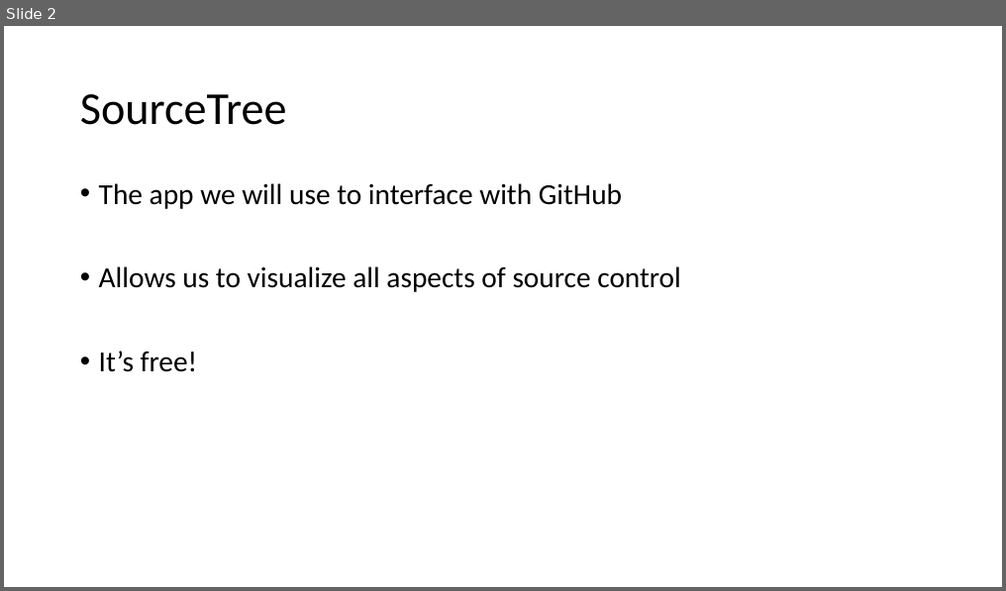
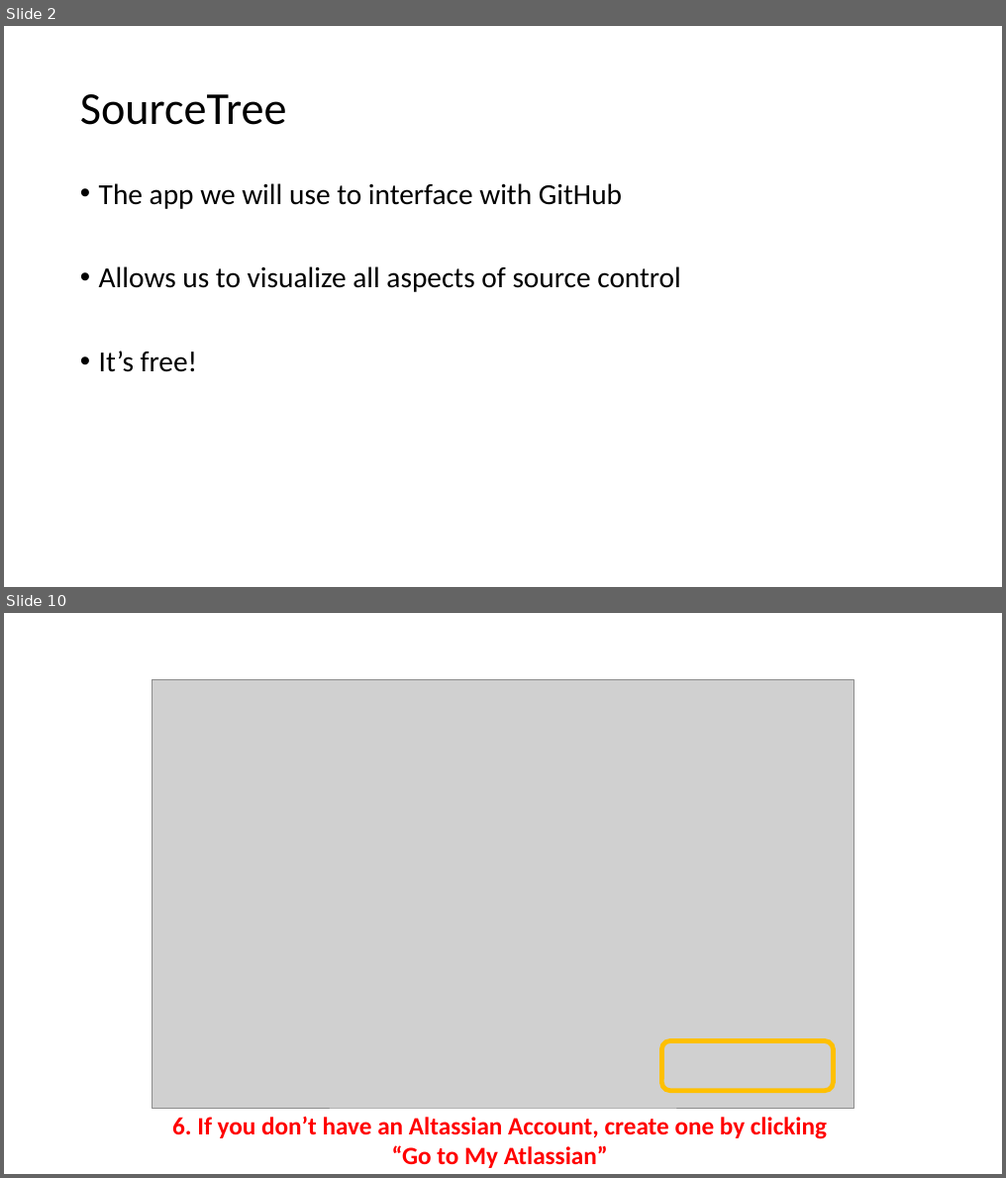
Before and after one commit to gbrunner/programming-for-gis-and-rs, a slide deck: SourceTree Install Instructions.pptx. Shown one above the other, each under a label of ours: slide 2 before the commit, slides 2 and 10 after it; the slides between them are not shown. The pictures are 1006x591 and 1006x1178 pixels, drawn with LibreOffice and Linux fonts; fonts in the diff are those of the drawing; grey boxes stand for pictures. Boxes give left, top, right and bottom in pixels: in the first picture for what was removed or moved away, otherwise in the second. Text is boxed around its words. In the diff, an @@ line names an element or a change of style, - is before the commit and + after.

```diff
--- a/SourceTree Install Instructions.pptx
+++ b/SourceTree Install Instructions.pptx
@@ slide 10 added at (4, 613, 1002, 1174), background #FFFFFF @@
@@ picture added at (152, 679, 854, 1109) @@
@@ rounded rectangle added at (662, 1042, 834, 1090), outline #FFC000 4.5 pt @@
@@ text added at (172, 1116, 827, 1168), 24 pt, text #FF0000, bold @@
+6. If you don’t have an Altassian Account, create one by clicking
+“Go to My Atlassian”
```
Also in this commit, not shown: 1 slide changed, 13 other slides added, 15 slides removed.
